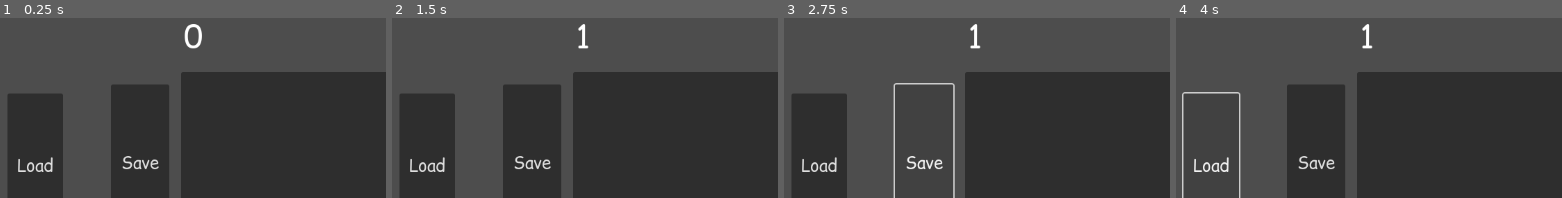
Above: before the commit, frames 1-4 (left to right).
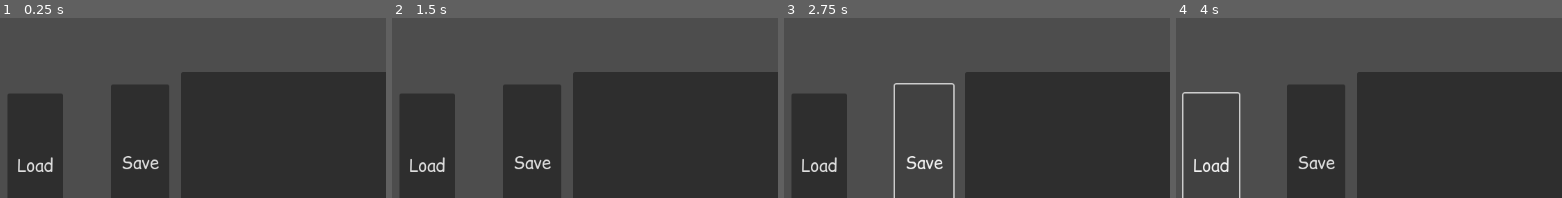
Above: after the commit, the same moments.

Repository: 67666656657844754/red--eyes-yellow--crown_v.03
Game: Godot game, scene res://save/test_save_game.tscn
Two runs of this game, one before a commit and one after it. Both use one fixed random seed, a clock stepped at 60 frames per second and the inputs below. This scene is started directly instead of the project's main scene.
Inputs:
- Up to frame 1 (0.25 s): no input
- Up to frame 2 (1.5 s): click "aaaaaaaaaaaaaaaaaaaaaaaaaaaaa…" at 0.5 s; click "==>" at 1.25 s
- Up to frame 3 (2.75 s): click "Save" at 2 s
- Up to frame 4 (4 s): click "Load" at 2.75 s; hold Right (ui_right) from 3.53 s (still down); tap Up (ui_up) at 3.77 s
The pictures show only the part of the screen within x 0-50%, y 0-50%; the shares and areas given below are measured in that part.

The runs differ from the first frame. In frame 1, 0.3% of the frame differs, in the area x 47-53%, y 3-18%; in frame 2, 0.2%; in frame 3, 0.2%; in frame 4, 0.2%.

Commit message:
Update test_save_game.gd

Diff:
--- a/save/test_save_game.gd
+++ b/save/test_save_game.gd
@@ -1,21 +1,19 @@
-extends Node2D
+extends Node
 
-var score = 0
+const SAVE_PATH = "user://savegame.json"
 
-# Called when the node enters the scene tree for the first time.
-func _ready() -> void:
-	pass # Replace with function body.
+var clicks: int = 0
 
+func save_game():
+	var data = {"clicks": clicks}
+	var file = FileAccess.open(SAVE_PATH, FileAccess.WRITE)
+	file.store_string(JSON.stringify(data))
+	file.close()
 
-# Called every frame. 'delta' is the elapsed time since the previous frame.
-func _process(delta: float) -> void:
-	$score.text = str(score)
-
-
-
-
-	 # Replace with function body.
-
-
-func _on_button_pressed() -> void:
-	score += 1 # Replace with function body.
+func load_game():
+	if FileAccess.file_exists(SAVE_PATH):
+		var file = FileAccess.open(SAVE_PATH, FileAccess.READ)
+		var data = JSON.parse_string(file.get_as_text())
+		file.close()
+		if data:
+			clicks = data.get("clicks", 0)
